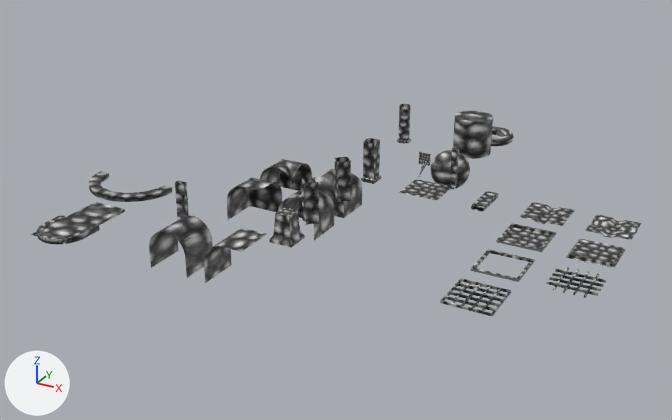
The glTF model assets/Meshes3.glb, before and after one commit.
Rendered twice from a 50 mm camera at (16.3, -38.8, 17.2) aimed at (-3.8, -2.1, -1.1). The axes (+X, +Y, +Z) are drawn at lower left. The lights are the same throughout. Vertices at the same position are counted once.

Script lines for the objects in view, before the commit:
```python
ob_arch = bpy.data.objects.new('Arch', me_circle)
ob_arch.location = (-12.0, -12.0, 0.0)
ob_archbigleft = bpy.data.objects.new('ArchBigLeft', me_circle_003)
ob_archbigleft.location = (-14.0, -6.0, 0.0)
ob_archbigright = bpy.data.objects.new('ArchBigRight', me_circle_005)
ob_archbigright.location = (-12.0, -6.0, 0.0)
ob_archwall = bpy.data.objects.new('ArchWall', me_plane_001)
ob_archwall.location = (-12.0, -12.0, 0.0)
ob_door = bpy.data.objects.new('Door', me_circle_002)
ob_door.location = (-12.0, -10.0, 0.0)
ob_gridsquare = bpy.data.objects.new('gridsquare', me_plane_016)
ob_gridsquare.location = (6.0, -9.0, 0.0)
# also in view: 'domehalf' at (-8.0, 0.0, -1.0); 'PlaneCross' at (9.0, 0.0, -0.1); 'ArchInside' at (-8.0, -9.0, -1.0); 'PillarBase2' at (-3.0, -8.0, 0.6); 'PlaneRidge' at (6.0, 0.0, -0.1)
```
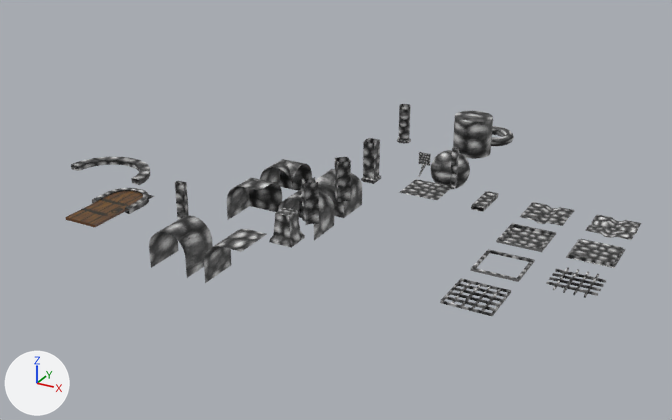
Location of each change, [x1, y1, x2, y2] in pixels of the pictures (672 x 420 px):
'Door', recoloured, mesh turned (grey to brown): before [43, 202, 125, 236]; after [65, 191, 143, 227]
'ArchBigRight', mesh turned, moved: before [105, 186, 172, 202]; after [71, 157, 134, 171]
'Arch', mesh turned, moved: before [37, 215, 100, 244]; after [92, 188, 149, 214]
'ArchBigLeft', mesh turned: before [89, 171, 111, 200]; after [127, 159, 150, 185]
'ArchWall', moved: before [31, 231, 72, 244]; after [148, 195, 154, 200]

The edits, one by one:
Picture 'Door' (img_door) is new.
Material 'Door_mat' (mat_door_mat) is new.
Its texture is img_door.
me_circle has 76 vertices, 144 faces and spans x -1.13..1.13, y -1.13..1.0, z -0.13..0.13.
me_circle is used by ob_arch; location (-12.0, -12.0, 0.0).
me_circle part 1: the whole mesh is turned -180 degrees about the z axis through the mesh origin.
me_circle_003 has 36 vertices, 64 faces and spans x -1.25..1.0, y -2.25..0.0, z -0.13..0.13.
me_circle_003 is used by ob_archbigleft; location (-14.0, -6.0, 0.0).
me_circle_003 part 2: the whole mesh is turned -180 degrees about the z axis through the mesh origin.
me_circle_005 has 36 vertices, 64 faces and spans x -1.0..1.25, y -2.25..0.0, z -0.13..0.13.
me_circle_005 is used by ob_archbigright; location (-12.0, -6.0, 0.0).
me_circle_005 part 3: the whole mesh is turned -180 degrees about the z axis through the mesh origin.
me_circle_002 has 105 vertices, 176 faces and spans x -0.87..0.87, y -2.87..1.0, z -0.06..0.06.
me_circle_002 is used by ob_door; location (-12.0, -10.0, 0.0).
me_circle_002 no longer uses material mat_material (picture img_wall).
me_circle_002 part 4: the whole mesh is turned -180 degrees about the z axis through the mesh origin.
me_circle_002 now uses material mat_door_mat (picture img_door).
Object 'Arch' (ob_arch) moves from (-12.0, -12.0, 0.0) to (-12.0, -8.0, 0.0).
Object 'ArchWall' (ob_archwall) moves from (-12.0, -12.0, 0.0) to (-12.0, -8.0, 0.0).
Object 'ArchBigRight' (ob_archbigright) moves from (-12.0, -6.0, 0.0) to (-16.0, -6.0, 0.0).
